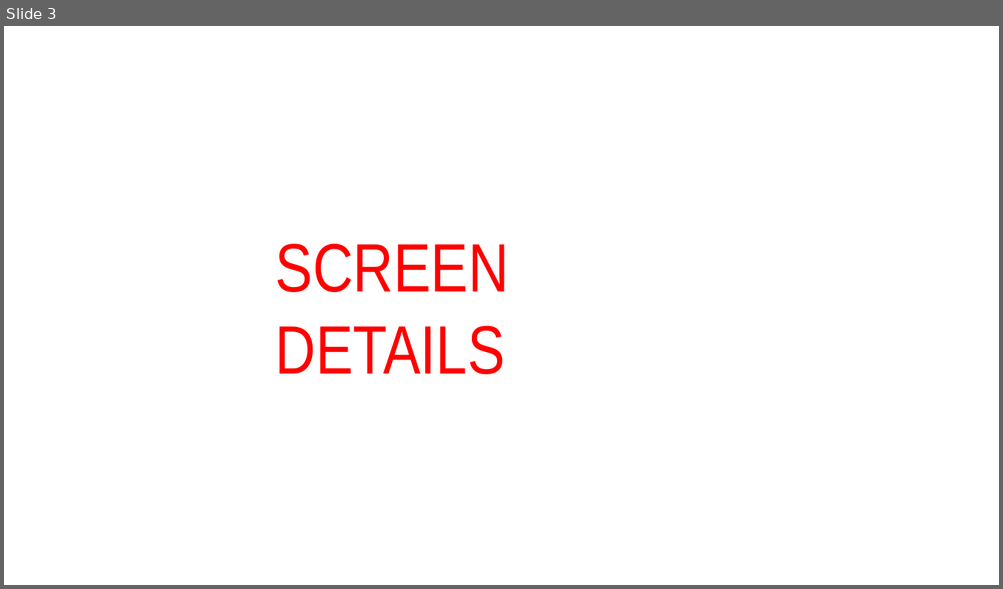
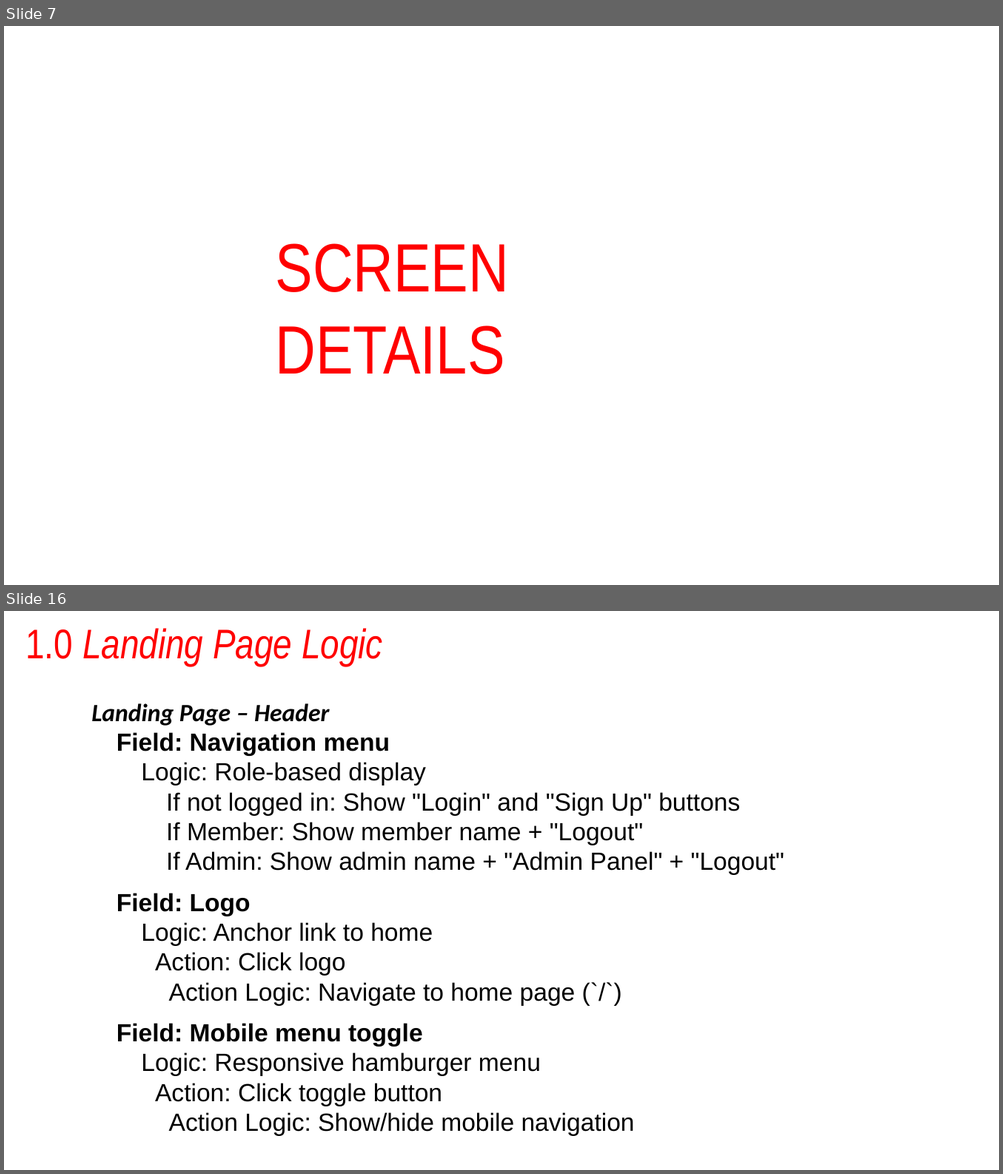
Before and after one commit to Erudi787/book-buddi, a slide deck: Documentation/High Level Design/Alliance Low Code Program_HLD_G6_BookBuddi.pptx. Shown one above the other, each under a label of ours: slide 3 before the commit, slides 7 and 16 after it; the slides between them are not shown. The pictures are 1003x589 and 1003x1174 pixels, drawn with LibreOffice and Linux fonts; fonts in the diff are those of the drawing; background and template pictures are left out. Boxes give left, top, right and bottom in pixels: in the first picture for what was removed or moved away, otherwise in the second. Text is boxed around its words. In the diff, an @@ line names an element or a change of style, - is before the commit and + after.

```diff
--- a/Documentation/High Level Design/Alliance Low Code Program_HLD_G6_BookBuddi.pptx
+++ b/Documentation/High Level Design/Alliance Low Code Program_HLD_G6_BookBuddi.pptx
@@ slide 16 added at <box>4,611,999,1170</box>, background picture (left out) @@
@@ text added at <box>25,628,383,666</box>, 80 pt, text #FF0000, italic @@
+1.0 Landing Page Logic
@@ text added at <box>91,703,784,1136</box>, 48 pt, text #000000 @@
+Landing Page – Header
+Field: Navigation menu
+Logic: Role-based display
+If not logged in: Show "Login" and "Sign Up" buttons
+If Member: Show member name + "Logout"
+If Admin: Show admin name + "Admin Panel" + "Logout"
+Field: Logo
+Logic: Anchor link to home
+Action: Click logo
+Action Logic: Navigate to home page (`/`)
+Field: Mobile menu toggle
+Logic: Responsive hamburger menu
+Action: Click toggle button
+Action Logic: Show/hide mobile navigation
@@ what was slide 3 is now slide 7 @@
```
Also in this commit, not shown: 4 slides changed, 95 other slides added, 1 slide removed, 4 other files.
